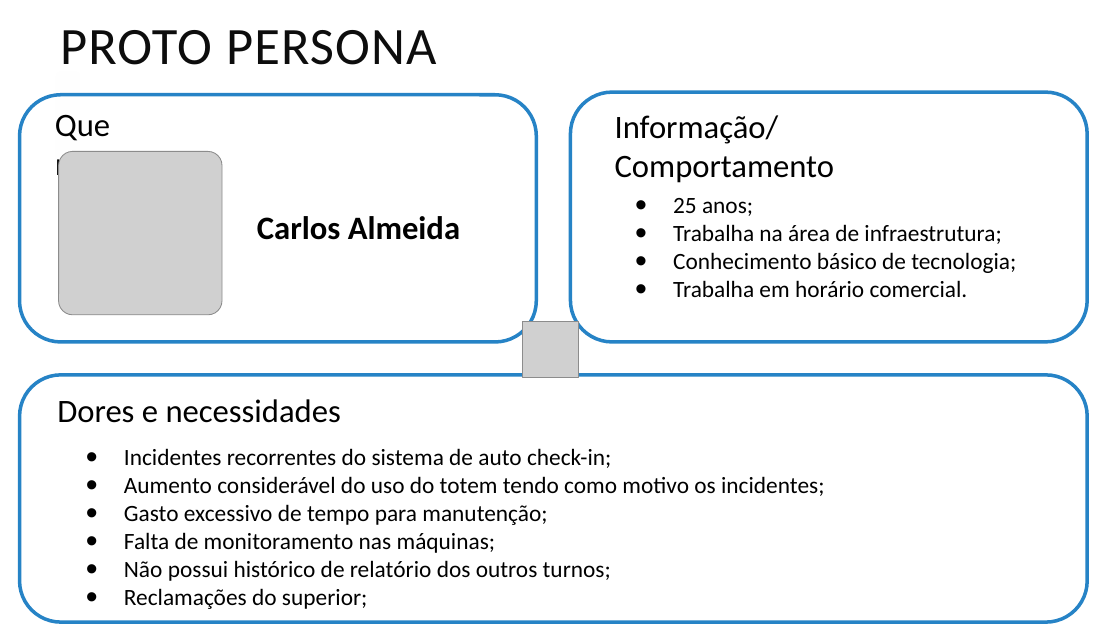
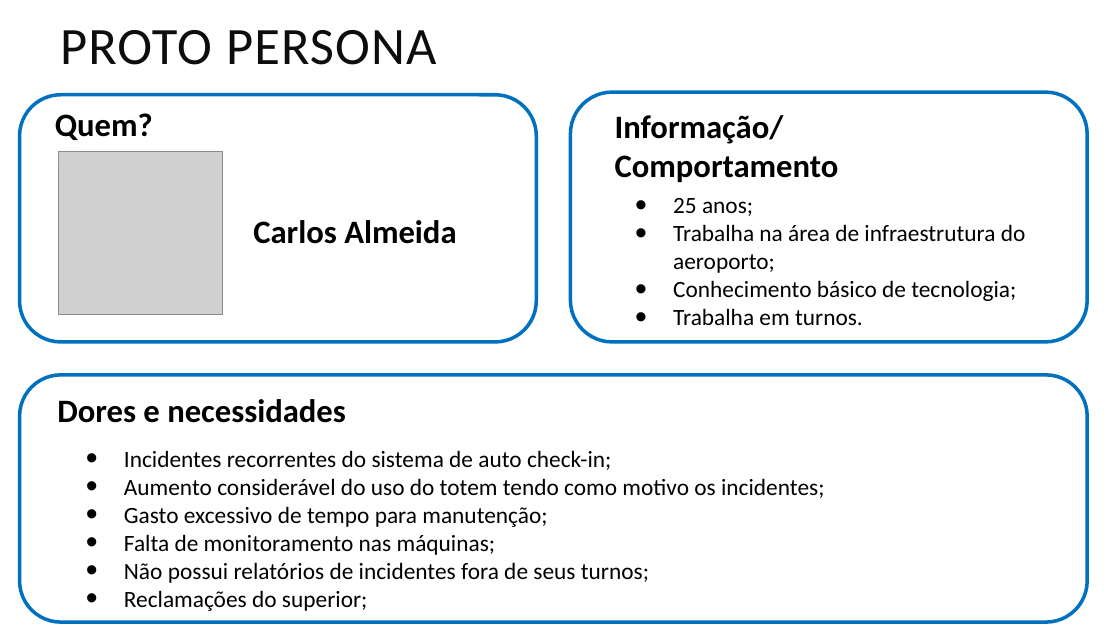
Before and after one commit to BandTec/Totem-Monitoring, a slide deck: slide 4 of documentacao/powerPoint/totem_MonitoringSprint2.pptx. Drawn at 1120x630 pixels with LibreOffice and Linux fonts; fonts in the diff are those of the drawing; grey boxes stand for pictures. Boxes give left, top, right and bottom in pixels: in the first picture for what was removed or moved away, otherwise in the second. Text is boxed around its words. In the diff, an @@ line names an element or a change of style, - is before the commit and + after.

Commit message:
Ajuste proto persona

```diff
--- a/documentacao/powerPoint/totem_MonitoringSprint2.pptx
+++ b/documentacao/powerPoint/totem_MonitoringSprint2.pptx
@@ bold on in 3 elements at [615,115,839,182], [57,399,346,423], [55,113,153,140] @@
@@ text "Carlos Almeida": place and size @@
-text "Carlos Almeida" at [257,216,460,240]
+text "Carlos Almeida" at [253,220,456,244]
@@ text at [673,224,1026,273]: text changed @@
-• Trabalha na área de infraestrutura;
+• Trabalha na área de infraestrutura do aeroporto;
@@ picture removed at [523,321,579,377] @@
@@ text at [673,308,863,325]: text changed @@
-• Trabalha em horário comercial.
+• Trabalha em turnos.
@@ outline #2683C6 3 pt to #0070C0 3 pt in 3 elements at [571,92,1087,342], [19,95,536,342], [19,375,1087,622] @@
@@ text at [124,562,649,583]: text changed @@
-• Não possui histórico de relatório dos outros turnos;
+• Não possui relatórios de incidentes fora de seus turnos;
```
Also in this commit, not shown: 1 other file.
